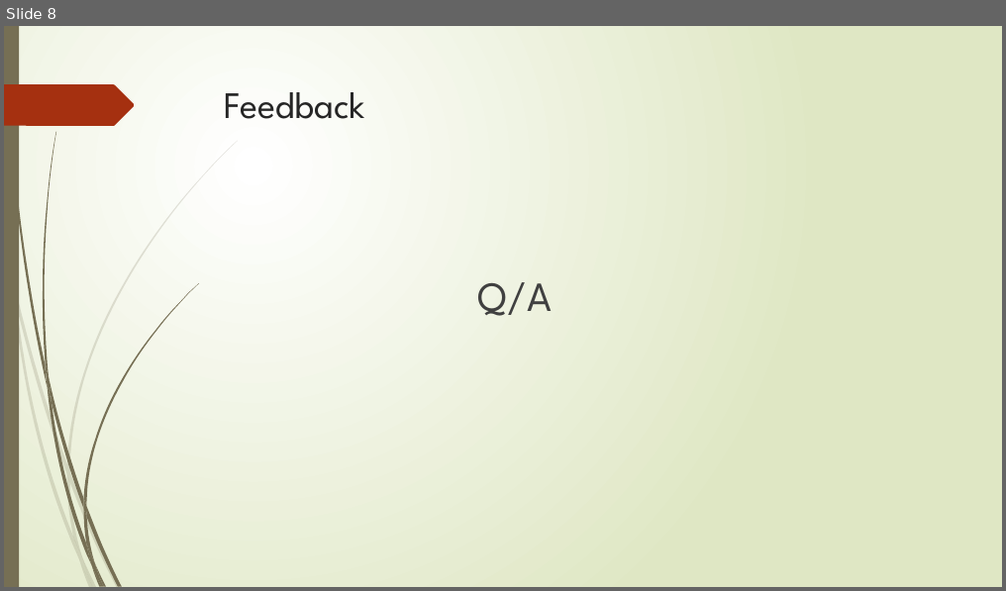
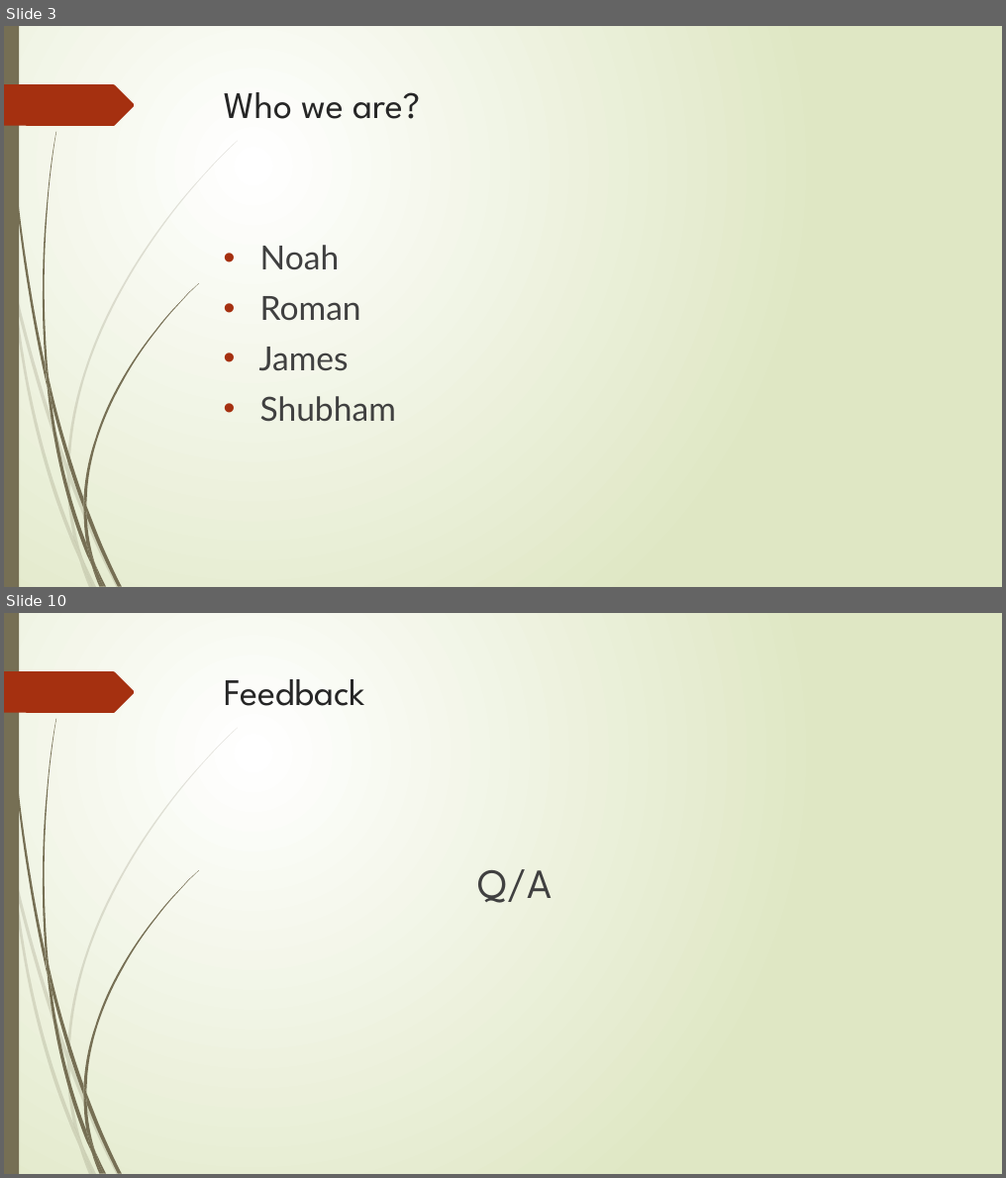
Before and after one commit to 301n15-nasa/main, a slide deck: Data Asteroid.pptx. Shown one above the other, each under a label of ours: slide 8 before the commit, slides 3 and 10 after it; the slides between them are not shown. The pictures are 1006x591 and 1006x1178 pixels, drawn with LibreOffice and Linux fonts; fonts in the diff are those of the drawing. Boxes give left, top, right and bottom in pixels: in the first picture for what was removed or moved away, otherwise in the second. Text is boxed around its words. In the diff, an @@ line names an element or a change of style, - is before the commit and + after.

```diff
--- a/Data Asteroid.pptx
+++ b/Data Asteroid.pptx
@@ slide 3 added at [4,26,1002,587], background gradient #FFFFFF to #DFE8C4; not listed: 24 template elements that a slide beside it also shows @@
@@ title added at [224,92,420,119], 36 pt, text #262626 @@
+Who we are?
@@ text added at [259,245,396,422], 32 pt, text #404040 @@
+• Noah
+• Roman
+• James
+• Shubham
@@ what was slide 8 is now slide 10 @@
```
Also in this commit, not shown: 7 slides changed, 1 other slide added.
